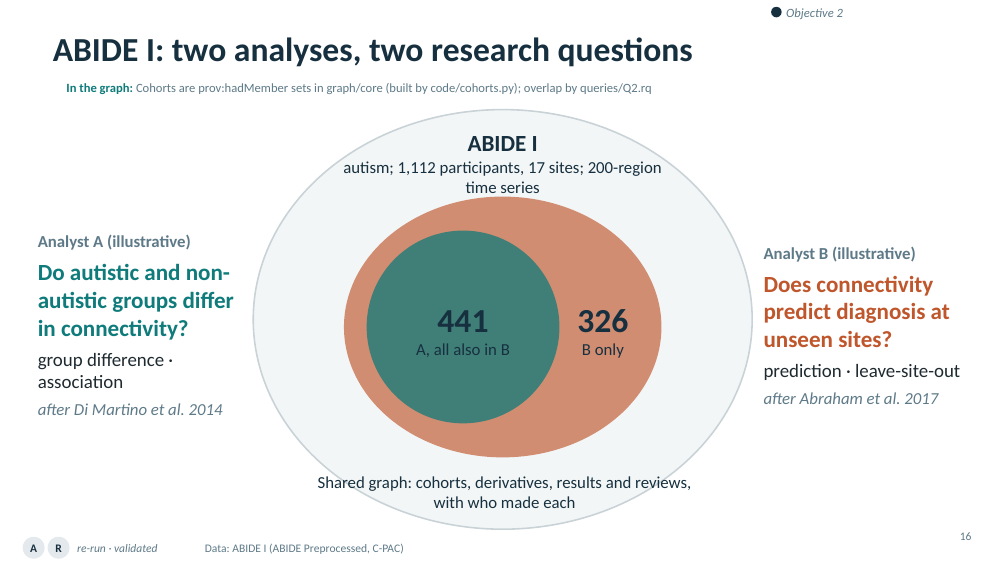
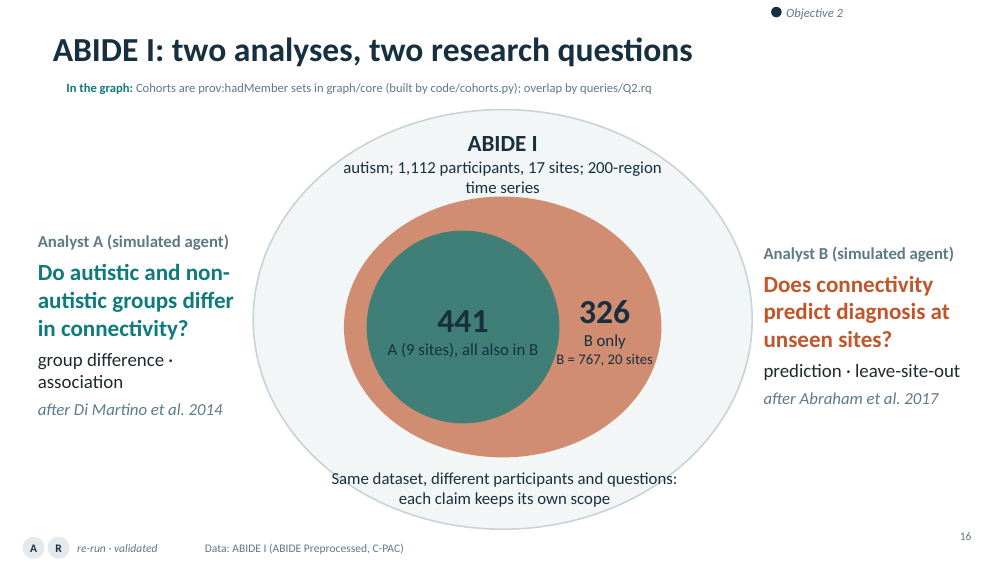
Before and after one commit to ReproNim/llm-workshop-kg, a slide deck: slide 16 of slides/Knowledge_Graphs_Skills_Neuroimaging_v4.pptx. Drawn at 1008x567 pixels with LibreOffice and Linux fonts; fonts in the diff are those of the drawing; background and template pictures are left out. Boxes give left, top, right and bottom in pixels: in the first picture for what was removed or moved away, otherwise in the second. Text is boxed around its words. In the diff, an @@ line names an element or a change of style, - is before the commit and + after.

```diff
--- a/slides/Knowledge_Graphs_Skills_Neuroimaging_v4.pptx
+++ b/slides/Knowledge_Graphs_Skills_Neuroimaging_v4.pptx
@@ text at (38, 235, 229, 250): text changed @@
-Analyst A (illustrative)
+Analyst A (simulated agent)
@@ text "326": place and size @@
-text "326" at (577, 309, 628, 358)
+text "326" at (556, 300, 653, 366)
@@ text at (764, 247, 954, 262): text changed @@
-Analyst B (illustrative)
+Analyst B (simulated agent)
@@ text at (388, 343, 538, 357): text changed @@
-A, all also in B
+A (9 sites), all also in B
@@ text at (556, 354, 653, 366): paragraph added @@
+B = 767, 20 sites
@@ text at (332, 470, 677, 507): text changed @@
-Shared graph: cohorts, derivatives, results and reviews, with who made each
+Same dataset, different participants and questions: each claim keeps its own scope
```
Also in this commit, not shown: 25 other slides changed, 1 slide added, 2 other files.
